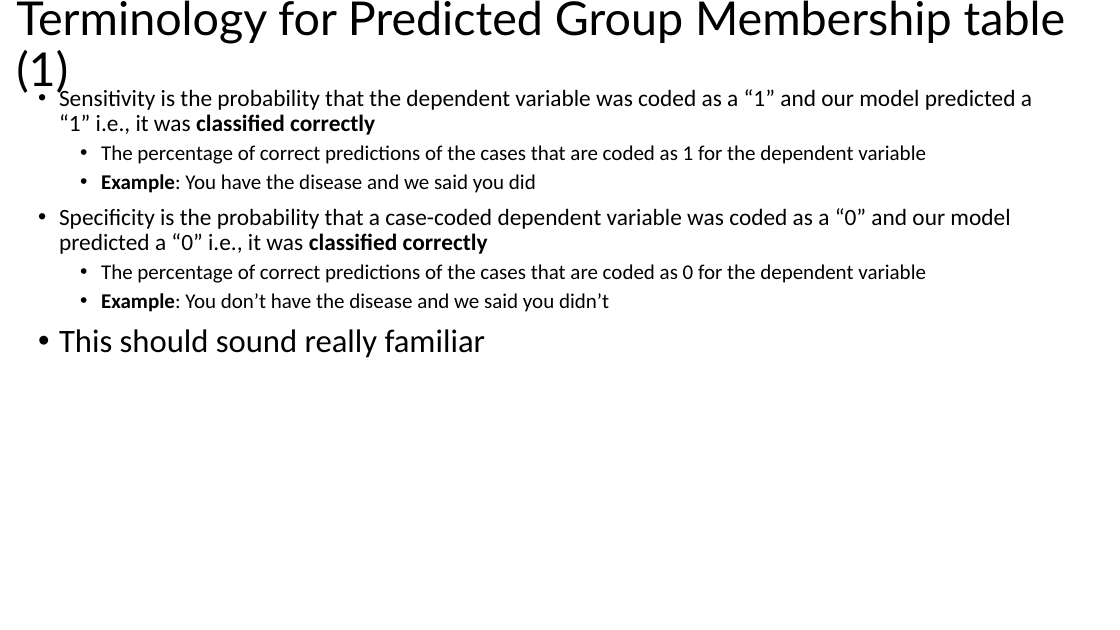
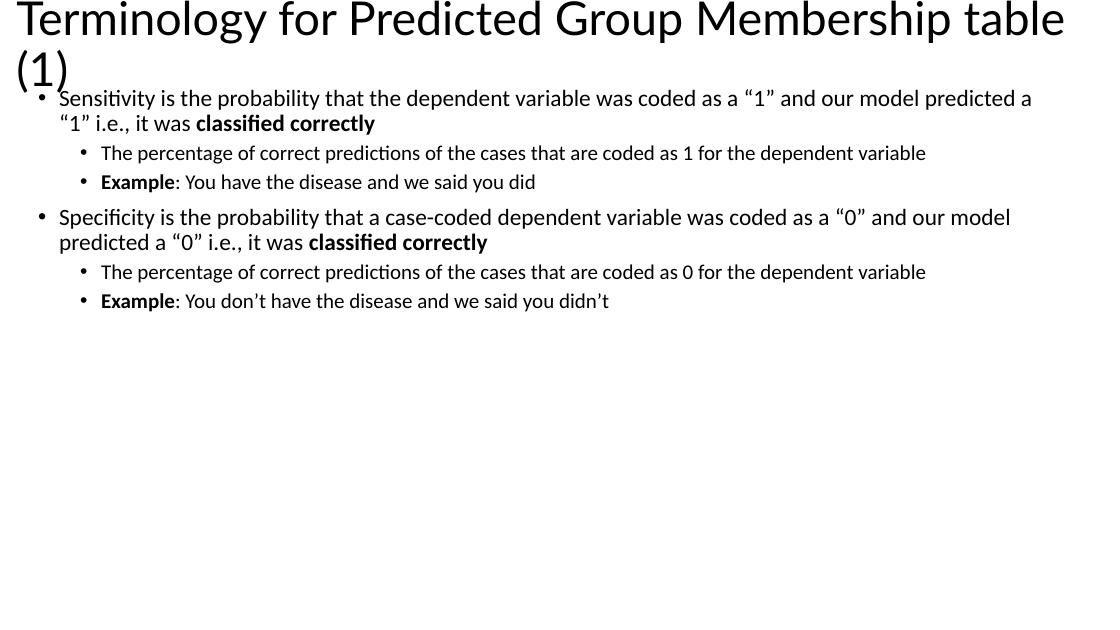
Before and after one commit to bigdataforsocialjustice/stats-for-social-justice, a slide deck: slide 15 of slides/logistic/logistic_regression.pptx. Drawn at 1120x630 pixels with LibreOffice and Linux fonts; fonts in the diff are those of the drawing. Boxes give left, top, right and bottom in pixels: in the first picture for what was removed or moved away, otherwise in the second. Text is boxed around its words. In the diff, an @@ line names an element or a change of style, - is before the commit and + after.

```diff
--- a/slides/logistic/logistic_regression.pptx
+++ b/slides/logistic/logistic_regression.pptx
@@ text at [59, 329, 485, 358]: paragraph removed @@
-• This should sound really familiar
```
Also in this commit, not shown: 7 other slides changed.
